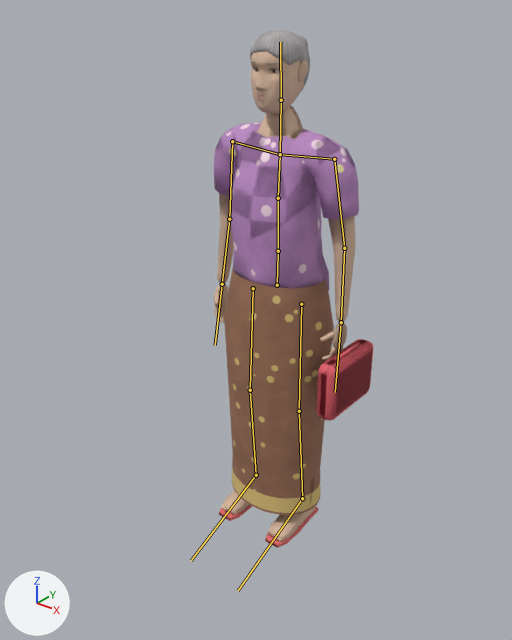
The FBX model Assets/Models/ThaiBobaShop/Characters/NPC_Auntie.fbx, before and after one commit.
Camera for both pictures: a camera (50 mm lens) standing at (1.207, -1.612, 1.727) and looking at (0.043, -0.157, 0.825). Every picture has the same lights, and +X, +Y and +Z are marked at lower left. The older version comes first. The bones that bend it are drawn over the model as lines.

Names of what the first picture shows: 'NPC_Auntie', 'NPC_Auntie_LOD1'.
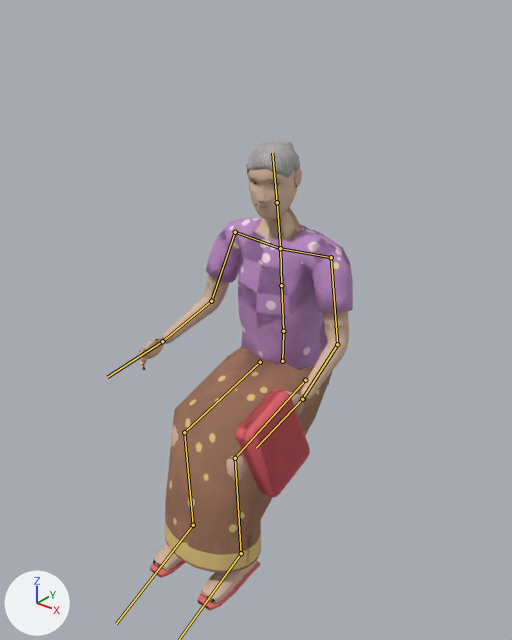
The newer file adds an action. The first version stands in its rest pose; the second is drawn at frame 37 of the action 'Sit'.

Boxes [x1, y1, x2, y2] around the edits, measured in the pictures (512 x 640 px):
'NPC_Auntie', posed (34% wider, 9% shorter)
    before: [214, 29, 373, 548]
    after: [139, 139, 353, 611]
'NPC_Auntie_LOD1', posed (35% wider, 9% shorter)
    before: [214, 29, 373, 547]
    after: [138, 139, 353, 608]
bone 'Hips', root to tip
    before: (277, 285) to (278, 253)
    after: (282, 361) to (283, 332)
bone 'Spine', root to tip
    before: (278, 251) to (278, 198)
    after: (283, 331) to (281, 285)
bone 'Chest', root to tip
    before: (278, 198) to (280, 154)
    after: (281, 285) to (280, 248)
bone 'Head', root to tip
    before: (281, 100) to (280, 42)
    after: (277, 202) to (272, 153)
bone 'UpperArm.L', root to tip
    before: (334, 159) to (344, 248)
    after: (331, 257) to (337, 344)
bone 'LowerArm.L', root to tip
    before: (344, 248) to (341, 322)
    after: (337, 344) to (302, 399)
bone 'Hand.L', root to tip
    before: (341, 322) to (335, 392)
    after: (302, 399) to (256, 448)
bone 'UpperArm.R', root to tip
    before: (232, 141) to (229, 219)
    after: (235, 232) to (211, 301)
bone 'LowerArm.R', root to tip
    before: (229, 219) to (222, 284)
    after: (211, 301) to (162, 341)
bone 'Hand.R', root to tip
    before: (222, 284) to (215, 345)
    after: (162, 341) to (107, 377)
bone 'UpperLeg.L', root to tip
    before: (301, 304) to (299, 411)
    after: (305, 380) to (235, 458)
bone 'LowerLeg.L', root to tip
    before: (299, 411) to (302, 498)
    after: (235, 458) to (241, 553)
bone 'UpperLeg.R', root to tip
    before: (253, 288) to (250, 390)
    after: (260, 362) to (184, 432)
bone 'LowerLeg.R', root to tip
    before: (250, 390) to (256, 475)
    after: (184, 432) to (193, 525)
bone 'Foot.R', root to tip
    before: (256, 475) to (191, 560)
    after: (193, 525) to (116, 624)

What changed in the scene script:
```text
Change bone_hips:
    where bone_hips = bpy.data.objects['NPC_Auntie_Rig'].pose.bones['Hips']
    bone_hips.location: (0.0, 0.0, 0.0) -> (0.0, -0.282, -0.046)
Change bone_spine:
    where bone_spine = bpy.data.objects['NPC_Auntie_Rig'].pose.bones['Spine']  # child of 'Hips'
    bone_spine.rotation_quaternion: (1.0, 0.0, 0.0, 0.0) -> (0.999, 0.035, 0.0, 0.0)  # degrees (0, 0, 0) -> degrees (4, 0, 0)
Change bone_chest:
    where bone_chest = bpy.data.objects['NPC_Auntie_Rig'].pose.bones['Chest']  # child of 'Spine'
    bone_chest.rotation_quaternion: (1.0, 0.0, 0.0, 0.0) -> (0.999, 0.035, 0.0, 0.0)  # degrees (0, 0, 0) -> degrees (4, 0, 0)
Change bone_head:
    where bone_head = bpy.data.objects['NPC_Auntie_Rig'].pose.bones['Head']  # child of 'Neck'
    bone_head.rotation_quaternion: (1.0, 0.0, 0.0, 0.0) -> (0.993, -0.008, 0.122, -0.005)  # degrees (0, 0, 0) -> degrees (-1, 14, -1)
Change bone_upperarm_l:
    where bone_upperarm_l = bpy.data.objects['NPC_Auntie_Rig'].pose.bones['UpperArm.L']  # child of 'Shoulder.L'
    bone_upperarm_l.rotation_quaternion: (1.0, 0.0, 0.0, 0.0) -> (0.977, -0.19, -0.019, -0.094)  # degrees (0, 0, 0) -> degrees (-22, -4, -10)
Change bone_lowerarm_l:
    where bone_lowerarm_l = bpy.data.objects['NPC_Auntie_Rig'].pose.bones['LowerArm.L']  # child of 'UpperArm.L'
    bone_lowerarm_l.rotation_quaternion: (1.0, 0.0, 0.0, 0.0) -> (0.914, -0.404, -0.033, -0.036)  # degrees (0, 0, 0) -> degrees (-48, -5, -2)
Change bone_hand_l:
    where bone_hand_l = bpy.data.objects['NPC_Auntie_Rig'].pose.bones['Hand.L']  # child of 'LowerArm.L'
    bone_hand_l.rotation_quaternion: (1.0, 0.0, 0.0, 0.0) -> (0.996, -0.087, -0.004, -0.005)  # degrees (0, 0, 0) -> degrees (-10, -1, -1)
Change bone_upperarm_r:
    where bone_upperarm_r = bpy.data.objects['NPC_Auntie_Rig'].pose.bones['UpperArm.R']  # child of 'Shoulder.R'
    bone_upperarm_r.rotation_quaternion: (1.0, 0.0, 0.0, 0.0) -> (0.977, -0.19, 0.019, 0.094)  # degrees (0, 0, 0) -> degrees (-22, 4, 10)
Change bone_lowerarm_r:
    where bone_lowerarm_r = bpy.data.objects['NPC_Auntie_Rig'].pose.bones['LowerArm.R']  # child of 'UpperArm.R'
    bone_lowerarm_r.rotation_quaternion: (1.0, 0.0, 0.0, 0.0) -> (0.914, -0.404, 0.033, 0.036)  # degrees (0, 0, 0) -> degrees (-48, 5, 2)
Change bone_hand_r:
    where bone_hand_r = bpy.data.objects['NPC_Auntie_Rig'].pose.bones['Hand.R']  # child of 'LowerArm.R'
    bone_hand_r.rotation_quaternion: (1.0, 0.0, 0.0, 0.0) -> (0.996, -0.087, 0.004, 0.005)  # degrees (0, 0, 0) -> degrees (-10, 1, 1)
Change bone_upperleg_l:
    where bone_upperleg_l = bpy.data.objects['NPC_Auntie_Rig'].pose.bones['UpperLeg.L']  # child of 'Hips'
    bone_upperleg_l.rotation_quaternion: (1.0, 0.0, 0.0, 0.0) -> (0.794, -0.607, -0.014, -0.014)  # degrees (0, 0, 0) -> degrees (-75, -2, 0)
Change bone_lowerleg_l:
    where bone_lowerleg_l = bpy.data.objects['NPC_Auntie_Rig'].pose.bones['LowerLeg.L']  # child of 'UpperLeg.L'
    bone_lowerleg_l.rotation_quaternion: (1.0, 0.0, 0.0, 0.0) -> (0.807, 0.591, 0.003, 0.003)  # degrees (0, 0, 0) -> degrees (72, 0, 0)
Change bone_foot_l:
    where bone_foot_l = bpy.data.objects['NPC_Auntie_Rig'].pose.bones['Foot.L']  # child of 'LowerLeg.L'
    bone_foot_l.rotation_quaternion: (1.0, 0.0, 0.0, 0.0) -> (1.0, 0.021, 0.0, 0.0)  # degrees (0, 0, 0) -> degrees (2, 0, 0)
Change bone_upperleg_r:
    where bone_upperleg_r = bpy.data.objects['NPC_Auntie_Rig'].pose.bones['UpperLeg.R']  # child of 'Hips'
    bone_upperleg_r.rotation_quaternion: (1.0, 0.0, 0.0, 0.0) -> (0.794, -0.607, 0.014, 0.014)  # degrees (0, 0, 0) -> degrees (-75, 2, 0)
Change bone_lowerleg_r:
    where bone_lowerleg_r = bpy.data.objects['NPC_Auntie_Rig'].pose.bones['LowerLeg.R']  # child of 'UpperLeg.R'
    bone_lowerleg_r.rotation_quaternion: (1.0, 0.0, 0.0, 0.0) -> (0.807, 0.591, -0.003, -0.003)  # degrees (0, 0, 0) -> degrees (72, 0, 0)
Change bone_foot_r:
    where bone_foot_r = bpy.data.objects['NPC_Auntie_Rig'].pose.bones['Foot.R']  # child of 'LowerLeg.R'
    bone_foot_r.rotation_quaternion: (1.0, 0.0, 0.0, 0.0) -> (1.0, 0.021, 0.0, 0.0)  # degrees (0, 0, 0) -> degrees (2, 0, 0)
```
